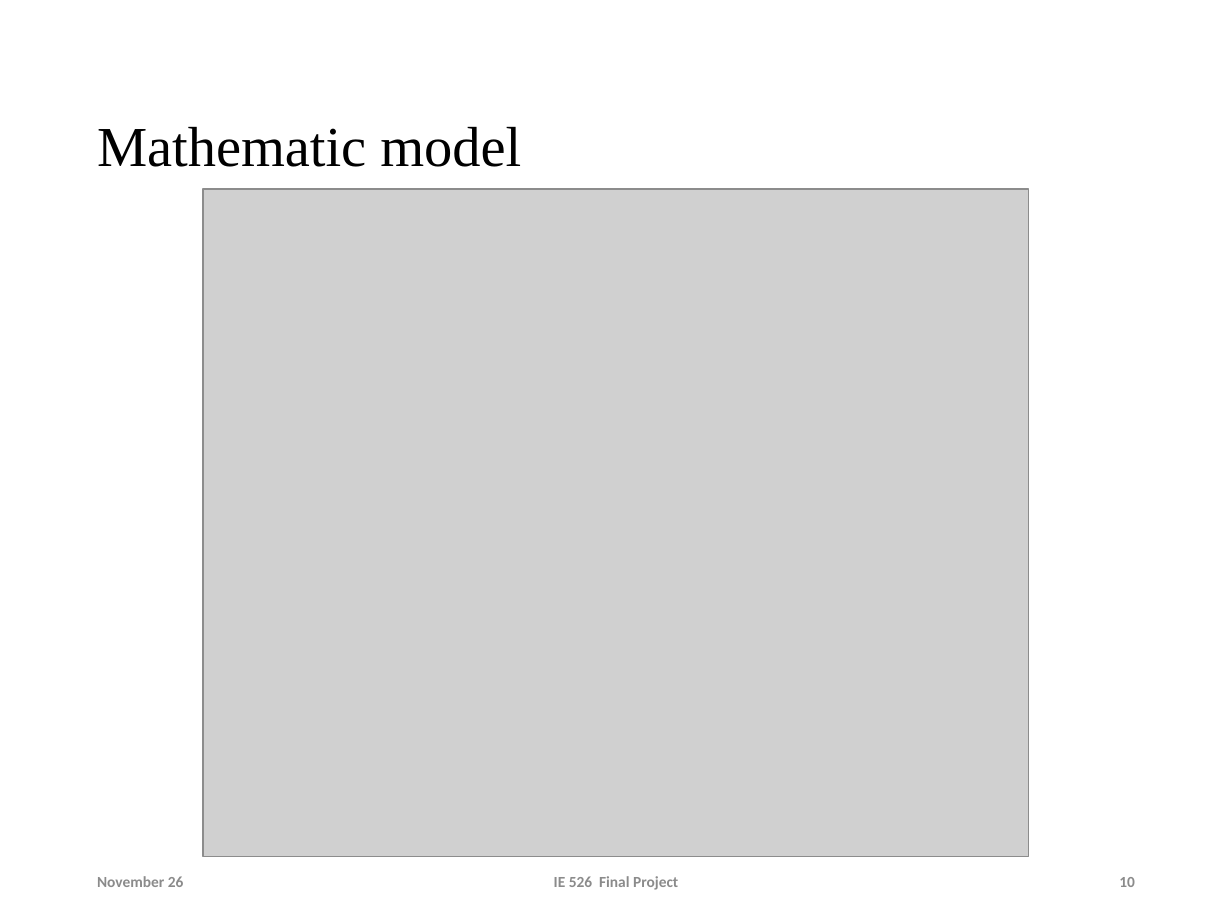
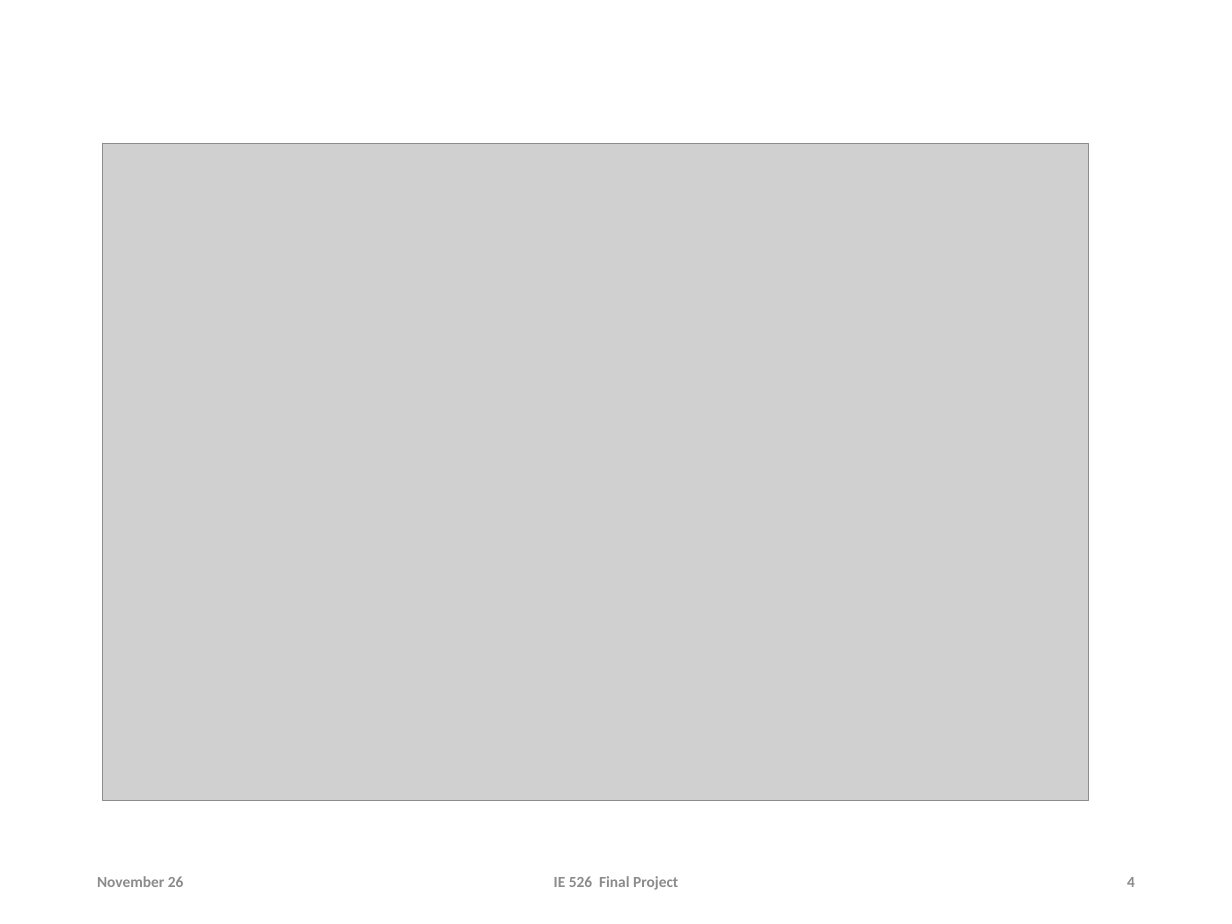
Before and after one commit to lyuzz/IE-526-Final-Project, a slide deck: slide 4 of Lzy/Slides/simulation final project.pptx (slide 10 before the commit). Drawn at 1232x924 pixels with LibreOffice and Linux fonts; fonts in the diff are those of the drawing; grey boxes stand for pictures; background and template pictures are left out. Boxes give left, top, right and bottom in pixels: in the first picture for what was removed or moved away, otherwise in the second. Text is boxed around its words. In the diff, an @@ line names an element or a change of style, - is before the commit and + after.

```diff
--- a/Lzy/Slides/simulation final project.pptx
+++ b/Lzy/Slides/simulation final project.pptx
@@ title removed at [97,126,521,167] @@
-Mathematic model
@@ picture: place and size @@
-picture at [203,188,1029,856]
+picture at [102,144,1088,801]
@@ page number at [1127,877,1135,887]: text changed @@
-10
+4
```
Also in this commit, not shown: 1 other slide changed, 1 slide added.
